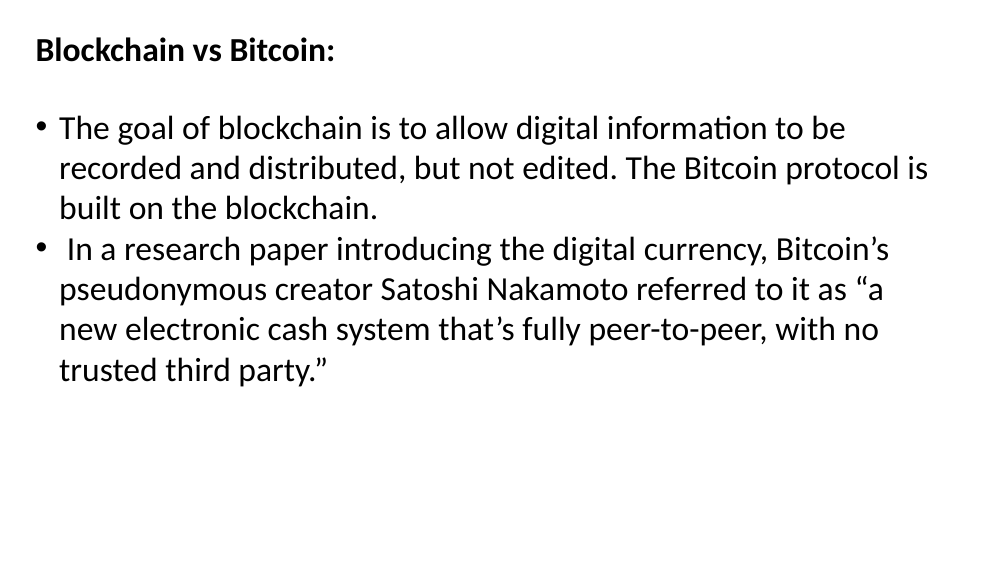
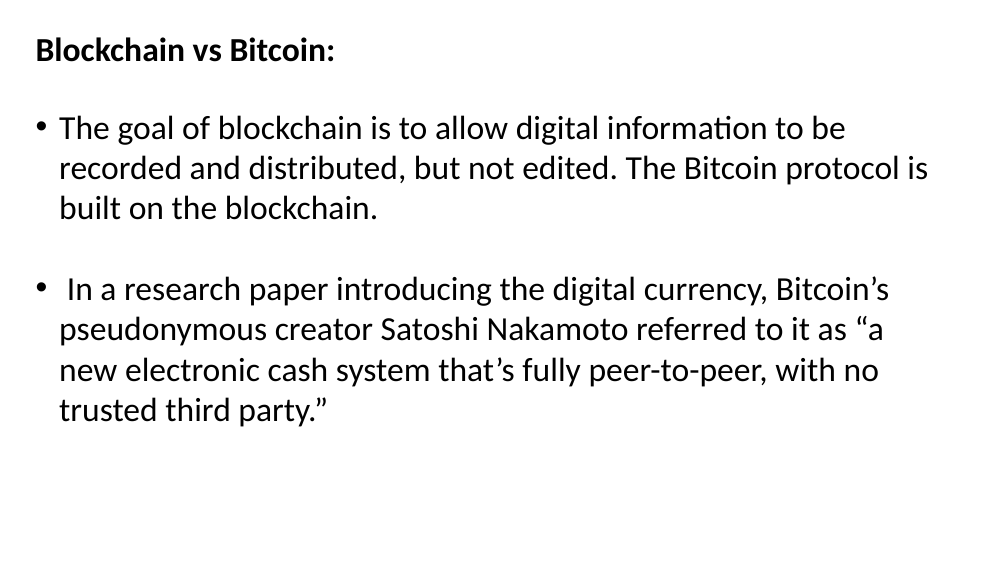
Before and after one commit to GirishDondapati/AicumenProject, a slide deck: slide 10 of Documents/Blockchain Presentation.pptx (slide 6 before the commit). Drawn at 1008x567 pixels with LibreOffice and Linux fonts; fonts in the diff are those of the drawing. Boxes give left, top, right and bottom in pixels: in the first picture for what was removed or moved away, otherwise in the second. Text is boxed around its words. In the diff, an @@ line names an element or a change of style, - is before the commit and + after.

Commit message:
blockchain final PPT

```diff
--- a/Documents/Blockchain Presentation.pptx
+++ b/Documents/Blockchain Presentation.pptx
@@ text "The goal of blockchain is ..." rewrapped from (59,115,928,387) to (59,115,928,427) @@
```
Also in this commit, not shown: 1 other slide changed, 4 slides added.
